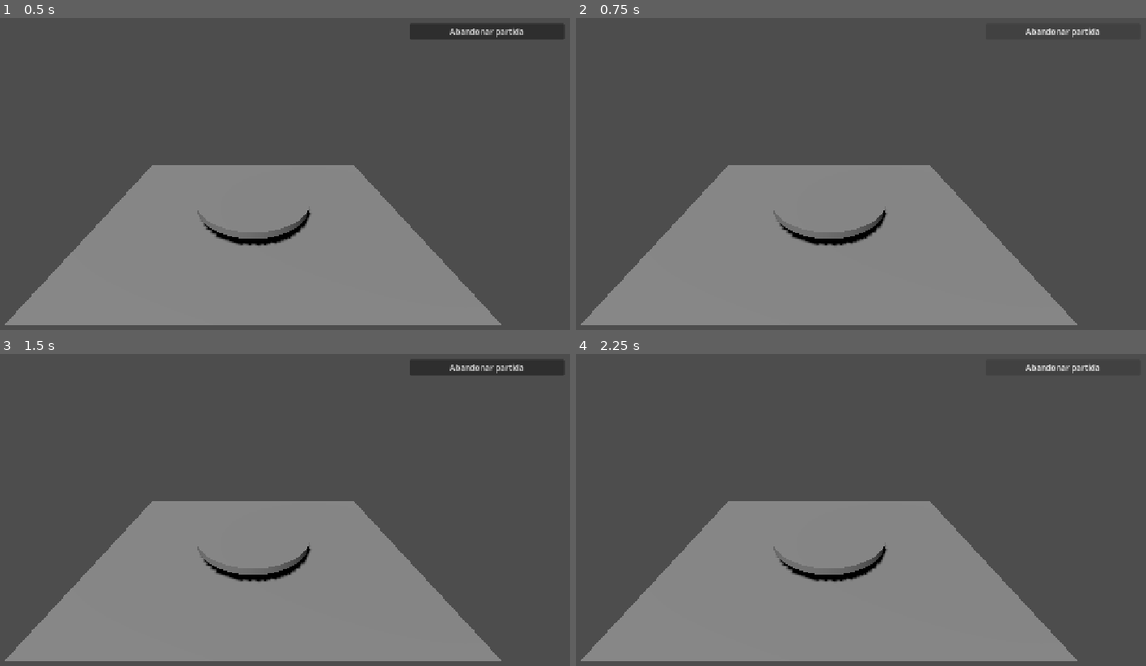
Above: before the commit, frames 1-4 (two rows, left to right).
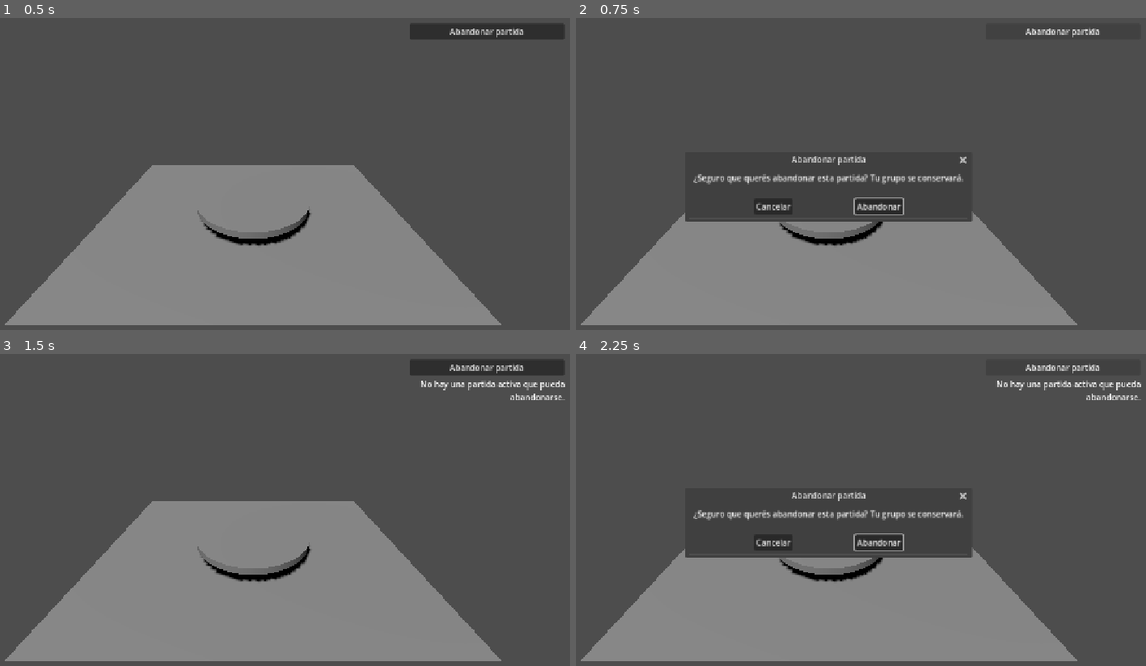
Above: after the commit, the same moments.

Repository: morfranja-coder/Gods-And-Liars
Game: Godot game, scene res://scenes/table/table.tscn
The game is run twice, just before and just after one commit, with the same random seed, the same clock (stepped at 60 frames per second) and the same inputs. This scene is started directly instead of the project's main scene.
Inputs (mouse positions are in pixels of both pictures, inside the frame that each line leads up to):
- Up to frame 1 (0.5 s): no input
- Up to frame 2 (0.75 s): click "Abandonar partida" at 0.5 s
- Up to frame 3 (1.5 s): click (302, 544) at 1.25 s, where only the run after the commit has a clickable "Abandonar"
- Up to frame 4 (2.25 s): click "Abandonar partida" at 2 s

Frame 1 is identical in both runs. In frame 2, 7.9% of the frame differs, in the area x 19-70%, y 44-66%; in frame 3, 0.4%; in frame 4, 8.3%, in the area x 19-100%, y 8-66%.

Commit message:
Wire in-match leave UI

Diff:
--- a/scenes/table/table.gd
+++ b/scenes/table/table.gd
@@ -9,6 +9,10 @@
 var selected_peer_id: int = 0
 var _avatars: Dictionary = {}
 
+@onready var leave_match_button: Button = %LeaveMatchButton
+@onready var leave_status_label: Label = %LeaveStatusLabel
+@onready var leave_confirm_dialog: ConfirmationDialog = %LeaveConfirmDialog
+
 func _ready() -> void:
 	_build_placeholder_table()
 	_build_seat_markers()
@@ -17,6 +21,10 @@
 	NetworkManager.peer_updated.connect(_on_roster_changed)
 	MatchAuthority.night_resolution_received.connect(_on_night_resolution_received)
 	MatchAuthority.vote_resolution_received.connect(_on_vote_resolution_received)
+	MatchLeaveManager.leave_started.connect(_on_leave_started)
+	MatchLeaveManager.leave_rejected.connect(_on_leave_rejected)
+	leave_match_button.pressed.connect(_on_leave_match_pressed)
+	leave_confirm_dialog.confirmed.connect(_on_leave_confirmed)
 	_refresh_roster()
 	if multiplayer.is_server() and NetworkManager.is_host:
 		MatchAuthority.call_deferred("begin_role_reveal")
@@ -28,6 +36,32 @@
 	if mouse_event.button_index != MOUSE_BUTTON_LEFT or not mouse_event.pressed:
 		return
 	_select_from_screen_position(mouse_event.position)
+
+func _on_leave_match_pressed() -> void:
+	if MatchLeaveManager.leave_pending:
+		return
+	leave_confirm_dialog.dialog_text = (
+		"Sos el host. Se transferirá la autoridad antes de salir. ¿Querés continuar?"
+		if NetworkManager.is_host
+		else "¿Seguro que querés abandonar esta partida? Tu grupo se conservará."
+	)
+	leave_confirm_dialog.popup_centered()
+
+func _on_leave_confirmed() -> void:
+	if MatchLeaveManager.request_leave_match():
+		leave_match_button.disabled = true
+		leave_status_label.text = (
+			"Transfiriendo host..."
+			if NetworkManager.is_host
+			else "Abandonando partida..."
+		)
+
+func _on_leave_started() -> void:
+	leave_match_button.disabled = true
+
+func _on_leave_rejected(reason: String) -> void:
+	leave_match_button.disabled = false
+	leave_status_label.text = reason
 
 func _build_placeholder_table() -> void:
 	var table := MeshInstance3D.new()
